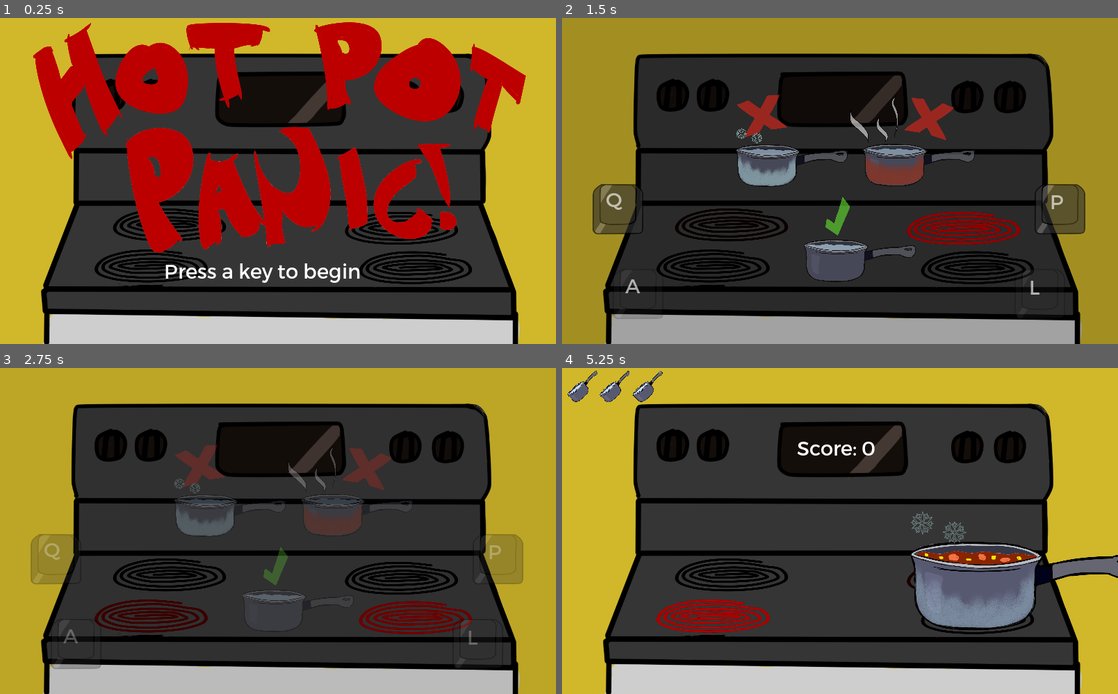
Above: before the commit, frames 1-4 (two rows, left to right).
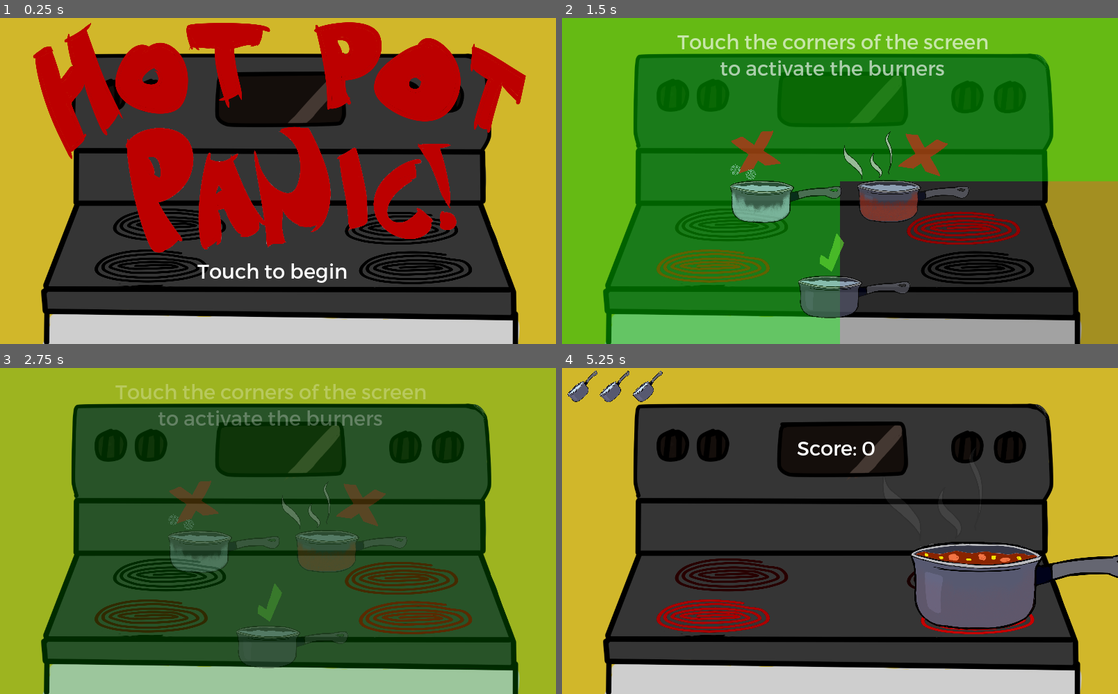
Above: after the commit, the same moments.

Repository: FigyTuna/HotPotPanic
Game: Godot game, scene res://Scenes/Game.tscn
Same seed, same stepped clock (60 frames per second), same inputs: the game is played once before the commit and once after it.
Inputs (mouse positions are in pixels of both pictures, inside the frame that each line leads up to):
- Up to frame 1 (0.25 s): no input
- Up to frame 2 (1.5 s): tap A (StoveC) at 0.5 s; move the mouse to (962, 164) at 0.52 s; hold Q (StoveA) 0.53-1.28 s; click (962, 164) at 0.67 s; tap P (StoveB) at 0.8, 1.35 s; move the mouse to (728, 197) at 1.27 s; click (728, 197) at 1.42 s
- Up to frame 3 (2.75 s): tap A (StoveC) at 1.55 s; move the mouse to (333, 459) at 2.02 s; hold A (StoveC) from 2.03 s (still down); click (333, 459) at 2.17 s; tap L (StoveD) at 2.3 s
- Up to frame 4 (5.25 s): move the mouse to (812, 596) at 2.77 s; release A (StoveC) at 2.78 s; tap L (StoveD) at 2.85 s; click (812, 596) at 2.92 s; tap Q (StoveA) at 3.05 s; move the mouse to (1006, 579) at 3.52 s; hold Q (StoveA) 3.53-4.28 s; click (1006, 579) at 3.67 s; tap P (StoveB) at 3.8, 4.35 s; move the mouse to (673, 482) at 4.27 s; click (673, 482) at 4.42 s; tap A (StoveC) at 4.55 s; move the mouse to (867, 531) at 5.02 s; hold A (StoveC) from 5.03 s (still down); click (867, 531) at 5.17 s

The runs differ from the first frame. In frame 1, 0.8% of the frame differs, in the area x 29-65%, y 75-82%; in frame 2, 79%; in frame 3, 99%, in the area x 0-100%, y 0-100%; in frame 4, 3.2%.

Commit message:
Added support for Android

Diff:
--- a/Scenes/Game.gd
+++ b/Scenes/Game.gd
@@ -22,7 +22,23 @@
 
 func _input(event):
 	if event.is_pressed():
-		if state == STATES.TITLE or state == STATES.SCOREBOARD_OUT:
+		if event is InputEventMouse:
+			pass
+		elif event is InputEventScreenTouch:
+			var newEvent = InputEventAction.new()
+			newEvent.pressed = true
+			if event.position.x < 512:
+				if event.position.y < 300:
+					newEvent.action = "StoveA"
+				else:
+					newEvent.action = "StoveC"
+			else:
+				if event.position.y < 300:
+					newEvent.action = "StoveB"
+				else:
+					newEvent.action = "StoveD"
+			Input.parse_input_event(newEvent)
+		elif state == STATES.TITLE or state == STATES.SCOREBOARD_OUT:
 			title_anim.play("Fade")
 			instruction.reset()
 			instruction.set_process_input(true)
--- a/Scenes/Game.tscn
+++ b/Scenes/Game.tscn
@@ -6,6 +6,7 @@
 [ext_resource path="res://Scenes/Title.tscn" type="PackedScene" id=4]
 [ext_resource path="res://Scenes/Scoreboard.tscn" type="PackedScene" id=5]
 [ext_resource path="res://Sounds/anttisinstrumentals+coffeedonutandpowdersnow.ogg" type="AudioStream" id=6]
+[ext_resource path="res://Fonts/Title.tres" type="DynamicFont" id=7]
 
 [node name="Game" type="Node2D" index="0"]
 
@@ -32,6 +33,26 @@
 mix_target = 0
 bus = "Master"
 
+[node name="Debug" type="Label" parent="." index="5"]
+
+anchor_left = 0.0
+anchor_top = 0.0
+anchor_right = 0.0
+anchor_bottom = 0.0
+margin_right = 40.0
+margin_bottom = 14.0
+rect_pivot_offset = Vector2( 0, 0 )
+rect_clip_content = false
+mouse_filter = 2
+mouse_default_cursor_shape = 0
+size_flags_horizontal = 1
+size_flags_vertical = 4
+custom_fonts/font = ExtResource( 7 )
+percent_visible = 1.0
+lines_skipped = 0
+max_lines_visible = -1
+_sections_unfolded = [ "custom_fonts" ]
+
 [connection signal="game_over" from="Stove" to="." method="_on_game_over"]
 
 [connection signal="instructions_complete" from="Instruction" to="." method="_on_instructions_complete"]
--- a/Scenes/Instruction.gd
+++ b/Scenes/Instruction.gd
@@ -16,19 +16,19 @@
 
 func _input(event):
 	if event.is_action_pressed("StoveA") and not a:
-		readyA.modulate.a = 1
+		readyA.modulate.a = 0.6
 		a = true
 		ready_sound.play()
 	if event.is_action_pressed("StoveB") and not b:
-		readyB.modulate.a = 1
+		readyB.modulate.a = 0.6
 		b = true
 		ready_sound.play()
 	if event.is_action_pressed("StoveC") and not c:
-		readyC.modulate.a = 1
+		readyC.modulate.a = 0.6
 		c = true
 		ready_sound.play()
 	if event.is_action_pressed("StoveD") and not d:
-		readyD.modulate.a = 1
+		readyD.modulate.a = 0.6
 		d = true
 		ready_sound.play()
 
@@ -36,10 +36,10 @@
 		emit_signal("instructions_complete")
 
 func reset():
-	readyA.modulate.a = 0.3
-	readyB.modulate.a = 0.3
-	readyC.modulate.a = 0.3
-	readyD.modulate.a = 0.3
+	readyA.modulate.a = 0
+	readyB.modulate.a = 0
+	readyC.modulate.a = 0
+	readyD.modulate.a = 0
 
 	a = false
 	b = false
--- a/Scenes/Instruction.tscn
+++ b/Scenes/Instruction.tscn
@@ -2,8 +2,8 @@
 
 [ext_resource path="res://Scenes/Instruction.gd" type="Script" id=1]
 [ext_resource path="res://Images/black.png" type="Texture" id=2]
-[ext_resource path="res://Images/instructions.png" type="Texture" id=3]
-[ext_resource path="res://Images/key.png" type="Texture" id=4]
+[ext_resource path="res://Images/touch.png" type="Texture" id=3]
+[ext_resource path="res://Images/instructions.png" type="Texture" id=4]
 [ext_resource path="res://Fonts/Title.tres" type="DynamicFont" id=5]
 [ext_resource path="res://Sounds/ding.wav" type="AudioStream" id=6]
 
@@ -39,30 +39,47 @@
 texture = ExtResource( 2 )
 _sections_unfolded = [ "Visibility" ]
 
-[node name="Sprite" type="Sprite" parent="." index="1"]
+[node name="ReadyA" type="Sprite" parent="." index="1"]
 
-position = Vector2( 531.869, 308.292 )
-scale = Vector2( 0.15, 0.15 )
+position = Vector2( 256, 150 )
+texture = ExtResource( 3 )
+_sections_unfolded = [ "Transform", "Visibility" ]
+
+[node name="ReadyB" type="Sprite" parent="." index="2"]
+
+position = Vector2( 768, 150 )
 texture = ExtResource( 3 )
 _sections_unfolded = [ "Transform" ]
 
-[node name="ReadyA" type="Sprite" parent="." index="2"]
+[node name="ReadyC" type="Sprite" parent="." index="3"]
 
-position = Vector2( 103, 352 )
-scale = Vector2( 0.5, 0.5 )
+position = Vector2( 256, 450 )
+texture = ExtResource( 3 )
+_sections_unfolded = [ "Transform" ]
+
+[node name="ReadyD" type="Sprite" parent="." index="4"]
+
+position = Vector2( 768, 450 )
+texture = ExtResource( 3 )
+_sections_unfolded = [ "Transform" ]
+
+[node name="Sprite" type="Sprite" parent="." index="5"]
+
+position = Vector2( 520.789, 374.774 )
+scale = Vector2( 0.15, 0.15 )
 texture = ExtResource( 4 )
-_sections_unfolded = [ "Transform", "Visibility" ]
+_sections_unfolded = [ "Transform" ]
 
-[node name="LabelA" type="Label" parent="." index="3"]
+[node name="Label" type="Label" parent="." index="6"]
 
 anchor_left = 0.0
 anchor_top = 0.0
 anchor_right = 0.0
 anchor_bottom = 0.0
-margin_left = 81.0
-margin_top = 310.0
-margin_right = 121.0
-margin_bottom = 359.0
+margin_left = 202.0
+margin_top = 19.0
+margin_right = 793.0
+margin_bottom = 116.0
 rect_pivot_offset = Vector2( 0, 0 )
 rect_clip_content = false
 mouse_filter = 2
@@ -70,103 +87,15 @@
 size_flags_horizontal = 1
 size_flags_vertical = 4
 custom_fonts/font = ExtResource( 5 )
-text = "Q"
+text = "Touch the corners of the screen
+to activate the burners"
+align = 1
 percent_visible = 1.0
 lines_skipped = 0
 max_lines_visible = -1
 _sections_unfolded = [ "custom_fonts" ]
 
-[node name="ReadyB" type="Sprite" parent="." index="4"]
-
-position = Vector2( 917, 352 )
-scale = Vector2( 0.5, 0.5 )
-texture = ExtResource( 4 )
-_sections_unfolded = [ "Transform" ]
-
-[node name="LabelB" type="Label" parent="." index="5"]
-
-anchor_left = 0.0
-anchor_top = 0.0
-anchor_right = 0.0
-anchor_bottom = 0.0
-margin_left = 898.0
-margin_top = 314.0
-margin_right = 938.0
-margin_bottom = 363.0
-rect_pivot_offset = Vector2( 0, 0 )
-rect_clip_content = false
-mouse_filter = 2
-mouse_default_cursor_shape = 0
-size_flags_horizontal = 1
-size_flags_vertical = 4
-custom_fonts/font = ExtResource( 5 )
-text = "P"
-percent_visible = 1.0
-lines_skipped = 0
-max_lines_visible = -1
-_sections_unfolded = [ "custom_fonts" ]
-
-[node name="ReadyC" type="Sprite" parent="." index="6"]
-
-position = Vector2( 140, 508 )
-scale = Vector2( 0.5, 0.5 )
-texture = ExtResource( 4 )
-_sections_unfolded = [ "Transform" ]
-
-[node name="LabelC" type="Label" parent="." index="7"]
-
-anchor_left = 0.0
-anchor_top = 0.0
-anchor_right = 0.0
-anchor_bottom = 0.0
-margin_left = 117.0
-margin_top = 468.0
-margin_right = 157.0
-margin_bottom = 517.0
-rect_pivot_offset = Vector2( 0, 0 )
-rect_clip_content = false
-mouse_filter = 2
-mouse_default_cursor_shape = 0
-size_flags_horizontal = 1
-size_flags_vertical = 4
-custom_fonts/font = ExtResource( 5 )
-text = "A"
-percent_visible = 1.0
-lines_skipped = 0
-max_lines_visible = -1
-_sections_unfolded = [ "custom_fonts" ]
-
-[node name="ReadyD" type="Sprite" parent="." index="8"]
-
-position = Vector2( 880, 508 )
-scale = Vector2( 0.5, 0.5 )
-texture = ExtResource( 4 )
-_sections_unfolded = [ "Transform" ]
-
-[node name="LabelD" type="Label" parent="." index="9"]
-
-anchor_left = 0.0
-anchor_top = 0.0
-anchor_right = 0.0
-anchor_bottom = 0.0
-margin_left = 860.0
-margin_top = 471.0
-margin_right = 900.0
-margin_bottom = 520.0
-rect_pivot_offset = Vector2( 0, 0 )
-rect_clip_content = false
-mouse_filter = 2
-mouse_default_cursor_shape = 0
-size_flags_horizontal = 1
-size_flags_vertical = 4
-custom_fonts/font = ExtResource( 5 )
-text = "L"
-percent_visible = 1.0
-lines_skipped = 0
-max_lines_visible = -1
-_sections_unfolded = [ "custom_fonts" ]
-
-[node name="AnimationPlayer" type="AnimationPlayer" parent="." index="10"]
+[node name="AnimationPlayer" type="AnimationPlayer" parent="." index="7"]
 
 root_node = NodePath("..")
 autoplay = ""
@@ -176,7 +105,7 @@
 anims/Fade = SubResource( 1 )
 blend_times = [  ]
 
-[node name="Ding" type="AudioStreamPlayer" parent="." index="11"]
+[node name="Ding" type="AudioStreamPlayer" parent="." index="8"]
 
 stream = ExtResource( 6 )
 volume_db = 0.0
--- a/Scenes/Title.tscn
+++ b/Scenes/Title.tscn
@@ -49,7 +49,8 @@
 size_flags_horizontal = 1
 size_flags_vertical = 4
 custom_fonts/font = ExtResource( 2 )
-text = "Press a key to begin"
+text = "Touch to begin"
+align = 1
 percent_visible = 1.0
 lines_skipped = 0
 max_lines_visible = -1
--- a/project.godot
+++ b/project.godot
@@ -12,7 +12,7 @@
 
 config/name="Hot Pot Panic"
 run/main_scene="res://Scenes/Game.tscn"
-config/icon="res://icon.png"
+config/icon="res://Images/icon.png"
 
 [display]
 
Binary file added: Images/icon.png
Not shown, added: Images/icon.png.import
Binary file added: Images/touch.png
Not shown, added: Images/touch.png.import
Not shown: 1 places in Scenes/Game.tscn that only renumber resources
Not shown, changed: export_presets.cfg
